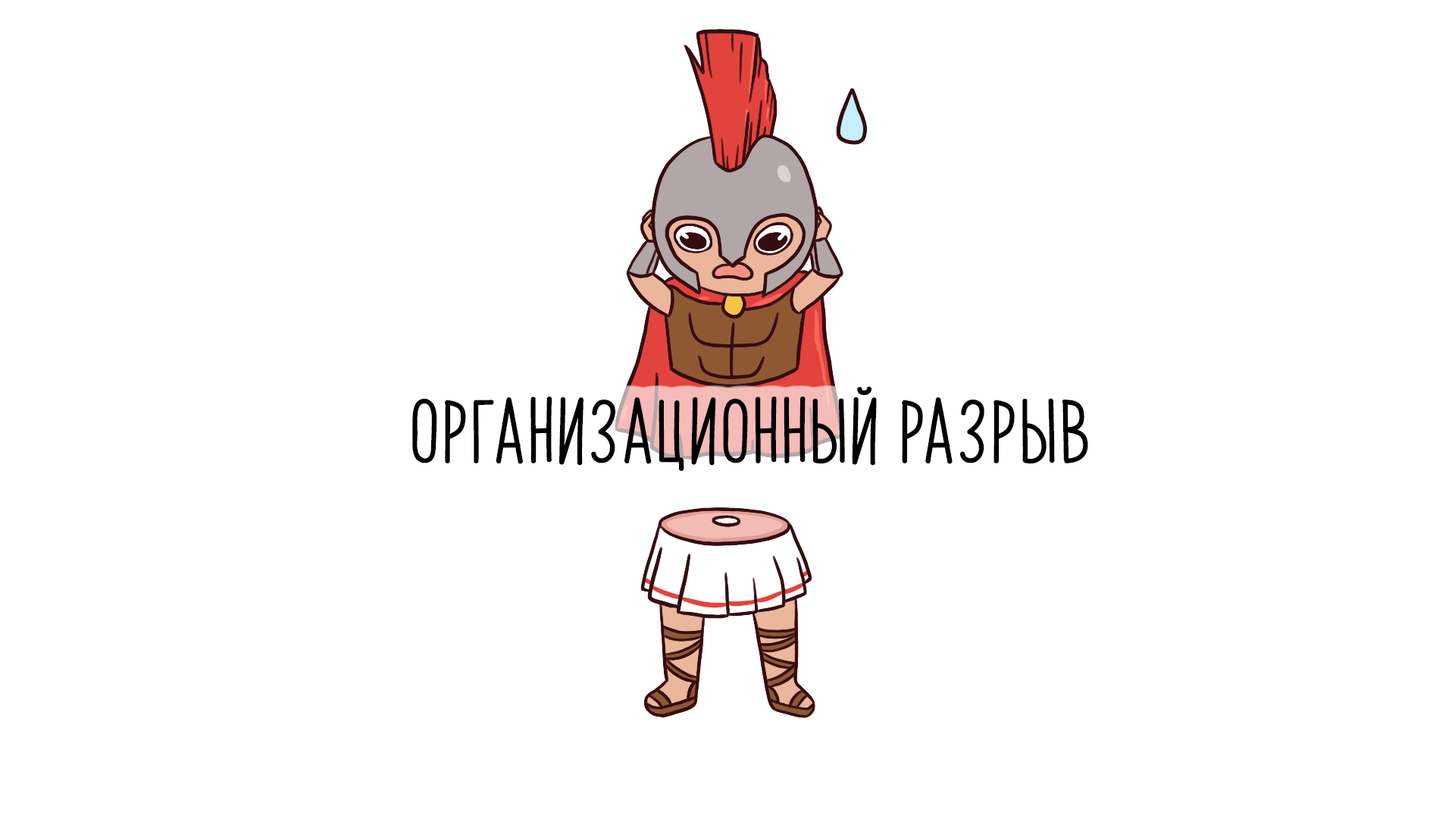
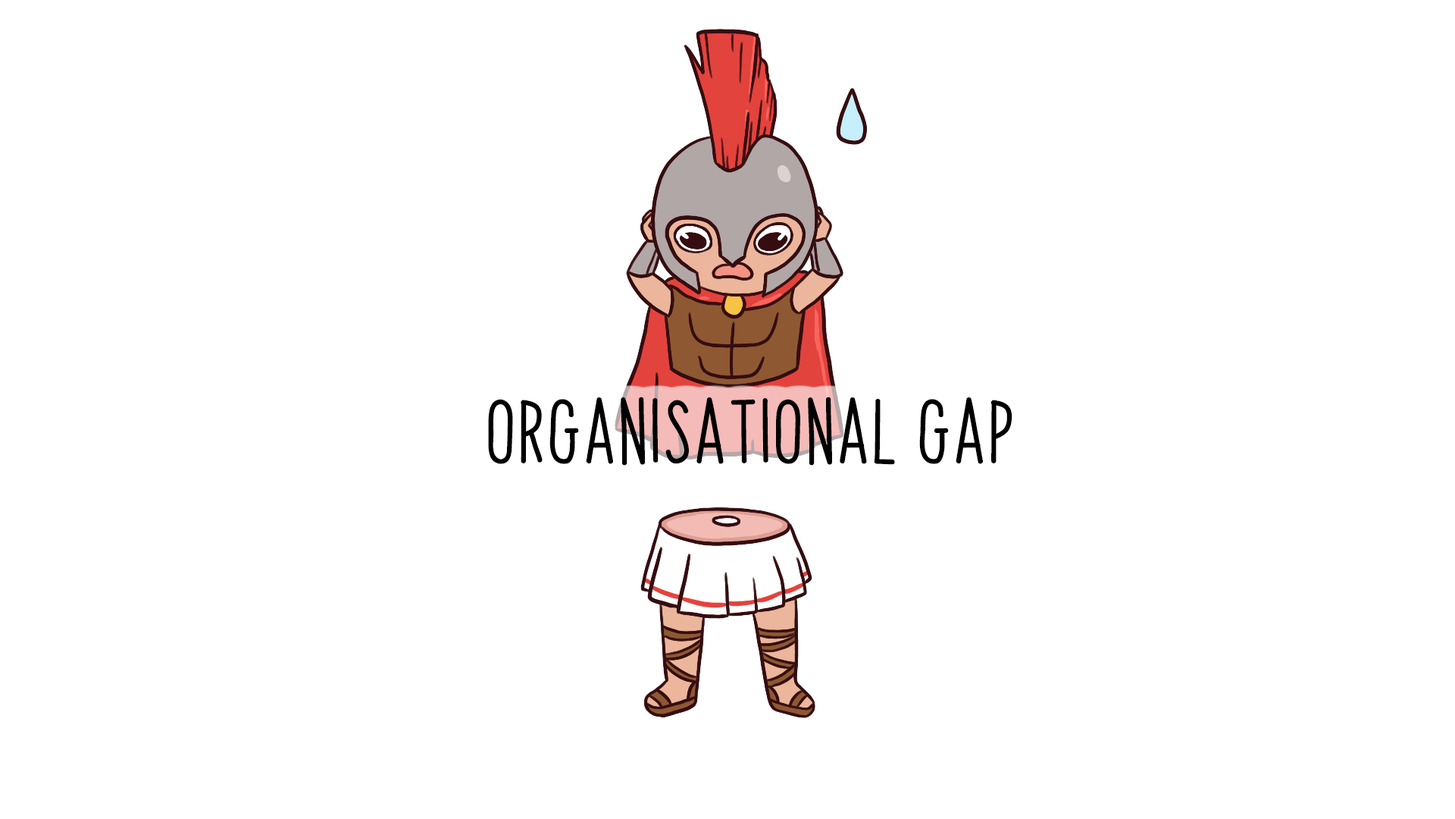
The second 1455 x 819 image is a revision of the first. Changes to its layers:
renamed "организационный разрыв" to "organisational gap", painted on it over box(412, 385, 1089, 471)
